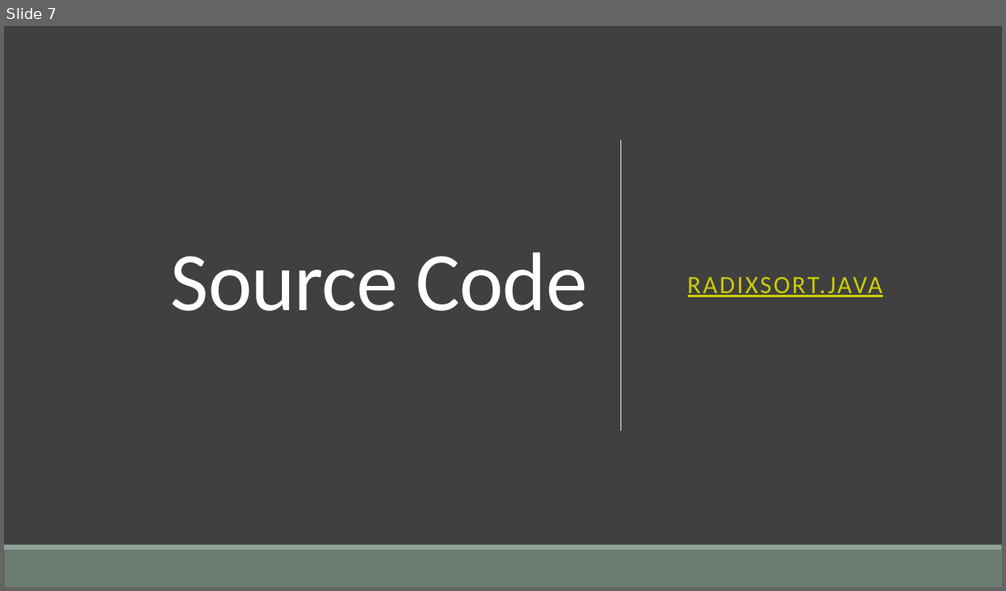
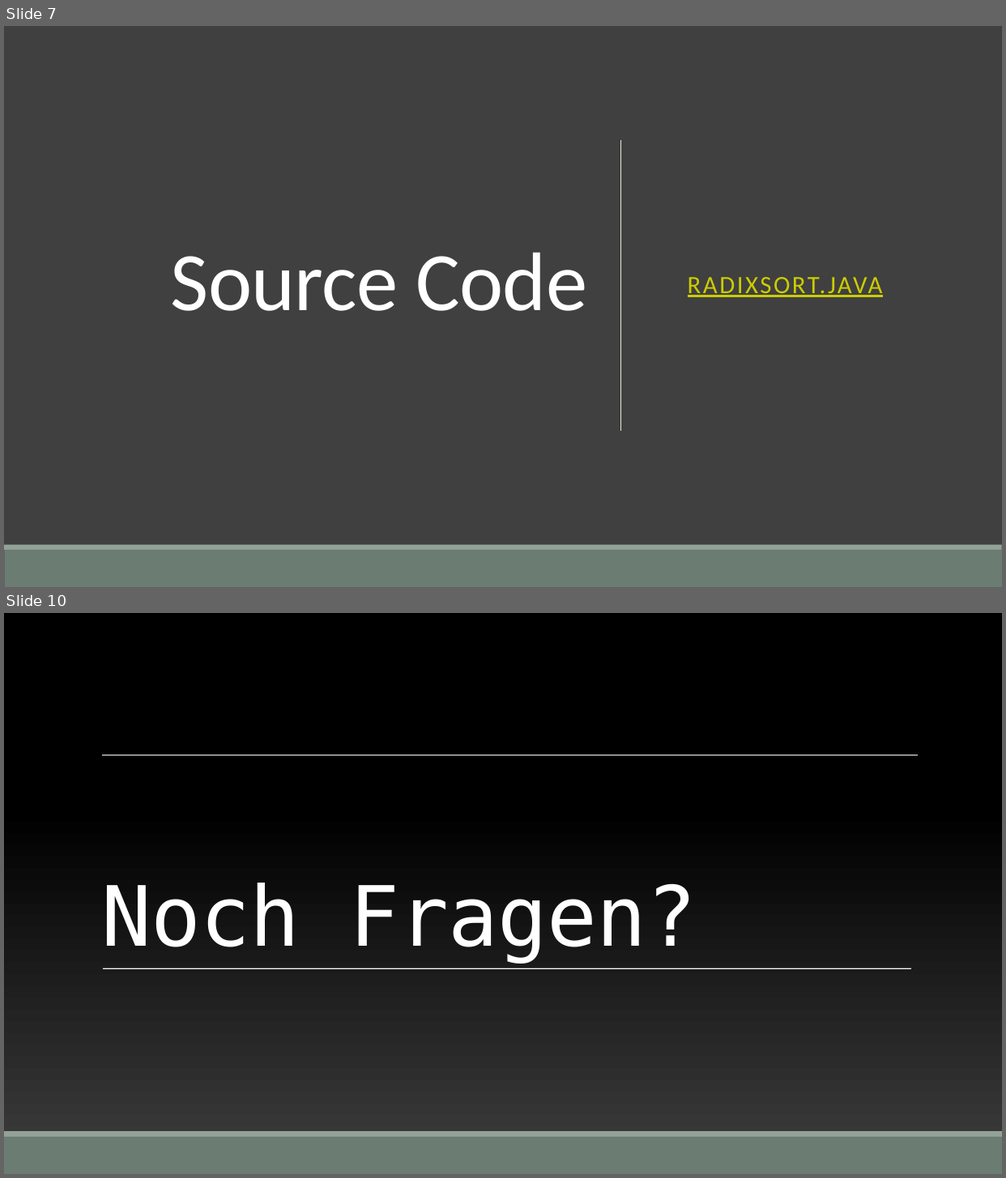
Before and after one commit to IsAvaible/Radix-Sort, a slide deck: RadixSort.pptx. Shown one above the other, each under a label of ours: slide 7 before the commit, slides 7 and 10 after it; the slides between them are not shown. The pictures are 1006x591 and 1006x1178 pixels, drawn with LibreOffice and Linux fonts; fonts in the diff are those of the drawing; background and template pictures are left out. Boxes give left, top, right and bottom in pixels: in the first picture for what was removed or moved away, otherwise in the second. Text is boxed around its words. In the diff, an @@ line names an element or a change of style, - is before the commit and + after.

```diff
--- a/RadixSort.pptx
+++ b/RadixSort.pptx
@@ slide 10 added at (x1=4, y1=613, x2=1002, y2=1174), background picture (left out) @@
@@ line added from (102, 756) to (918, 756), #FFFFFF 0.5 pt @@
@@ title added at (x1=101, y1=883, x2=697, y2=963), 80 pt, text #FFFFFF @@
+Noch Fragen?
@@ line added from (103, 969) to (911, 969), #FFFFFF 0.5 pt @@
@@ line added from (103, 969) to (911, 969), #FFFFFF 0.5 pt @@
@@ rectangle added at (x1=4, y1=1131, x2=1002, y2=1137), fill #93A299 @@
@@ rectangle added at (x1=4, y1=1137, x2=1002, y2=1174), fill #6B7D72 @@
```
Also in this commit, not shown: 2 other slides added.
